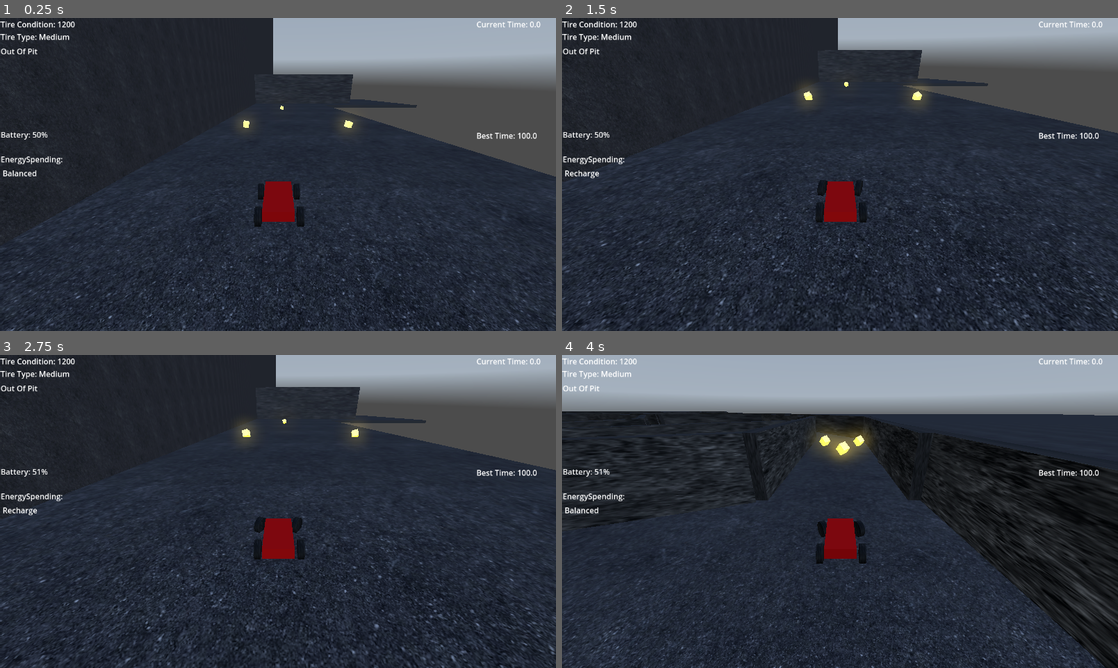
Above: before the commit, frames 1-4 (two rows, left to right).
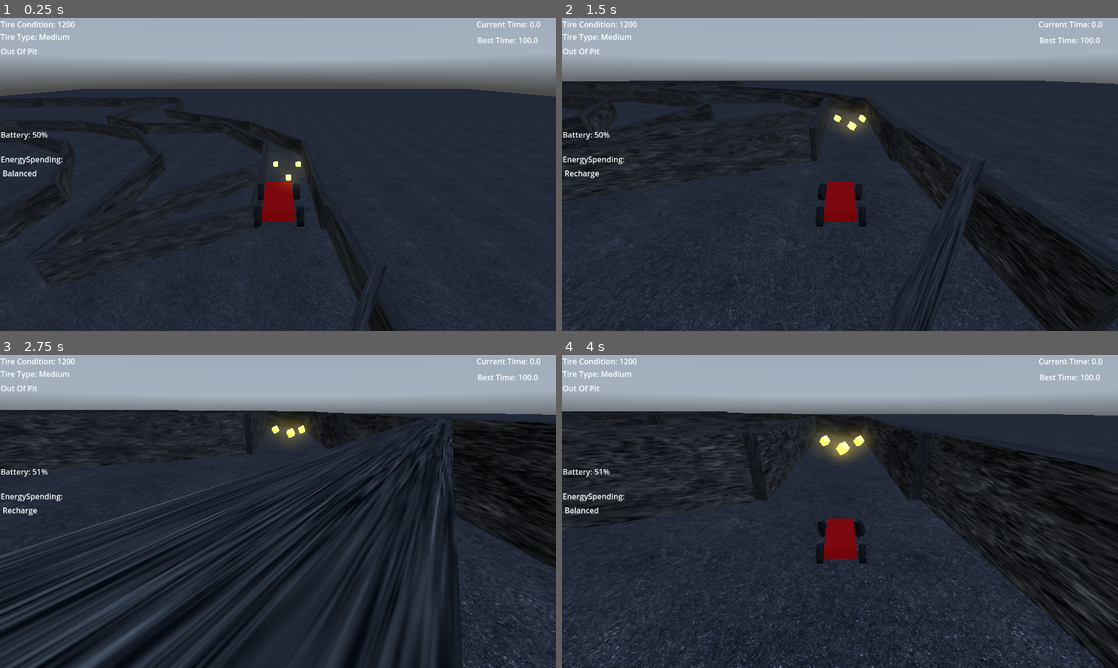
Above: after the commit, the same moments.

Repository: USERDOT1/partyRacers
Game: Godot game, scene res://test_drive_scene.tscn
Two runs of this game, one before a commit and one after it. Both use one fixed random seed, a clock stepped at 60 frames per second and the inputs below. The engine's default icon, where the game draws it, is replaced by a stand-in: a white triangle on a blue panel in a dark square. A sky picture missing from this copy of the repository is replaced by a grey-blue gradient.
Inputs:
- Up to frame 1 (0.25 s): no input
- Up to frame 2 (1.5 s): hold D (turnRight) 0.53-1.28 s; tap S (break) at 0.6 s; hold Down (ChangeBatteryDown) from 1.28 s (still down); tap W (throttle) at 1.35 s
- Up to frame 3 (2.75 s): release Down (ChangeBatteryDown) at 2.03 s; hold D (turnRight) from 2.03 s (still down); tap S (break) at 2.1 s
- Up to frame 4 (4 s): tap Enter at 2.75 s; release D (turnRight) at 2.78 s; hold Up (ChangeBatteryUp) 2.78-3.53 s; tap W (throttle) at 2.85 s; tap R (resetKart) at 3.5 s; hold A (turnLeft) from 3.53 s (still down); tap S (break) at 3.6 s

The runs differ from the first frame. In frame 1, 23% of the frame differs, in the area x 0-100%, y 0-100%; in frame 2, 31%; in frame 3, 36%; in frame 4, 0.2%.

Commit message:
Moved kart into right spot, made mountain track its own scene, this is good because we can work on it seperately now!

Diff:
--- a/hud.tscn
+++ b/hud.tscn
@@ -44,15 +44,11 @@
 
 [node name="BestTime" type="Label" parent="."]
 layout_mode = 1
-offset_left = 987.0
-offset_top = 231.0
-offset_right = 1072.0
-
-offset_bottom = 254.0
-
-
+offset_left = 989.0
+offset_top = 33.0
+offset_right = 1074.0
+offset_bottom = 56.0
 text = "among us"
-
 horizontal_alignment = 2
 
 [node name="SpendingType" type="Label" parent="."]
--- /dev/null
+++ b/mountain_track.tscn
@@ -0,0 +1,145 @@
+[gd_scene load_steps=25 format=3 uid="uid://3tbc0q5ngfox"]
+
+[ext_resource type="Texture2D" uid="uid://bw78ut44ha8m4" path="res://textures/dark-grey-stone-texture_1375194.jpg" id="1_78u23"]
+[ext_resource type="Texture2D" uid="uid://bskraib5m528i" path="res://icon.svg" id="2_n2mvi"]
+[ext_resource type="PhysicsMaterial" uid="uid://bh378xrgcayno" path="res://ice.tres" id="3_rmnxb"]
+[ext_resource type="Texture2D" uid="uid://cmsiaxfbdj0yb" path="res://textures/Cracked Blue Ice Seamless Cover.png" id="4_lb750"]
+
+[sub_resource type="StandardMaterial3D" id="StandardMaterial3D_st0yn"]
+albedo_texture = ExtResource("1_78u23")
+uv1_scale = Vector3(500, 500, 500)
+
+[sub_resource type="BoxMesh" id="BoxMesh_st0yn"]
+material = SubResource("StandardMaterial3D_st0yn")
+size = Vector3(600, 1200, 600)
+
+[sub_resource type="BoxShape3D" id="BoxShape3D_rr4fp"]
+size = Vector3(600, 1200, 600)
+
+[sub_resource type="StandardMaterial3D" id="StandardMaterial3D_cc381"]
+albedo_texture = ExtResource("1_78u23")
+uv1_scale = Vector3(55.235, 5.03, 14.64)
+
+[sub_resource type="BoxMesh" id="BoxMesh_cc381"]
+material = SubResource("StandardMaterial3D_cc381")
+size = Vector3(320, 1, 40)
+
+[sub_resource type="BoxShape3D" id="BoxShape3D_8oj5l"]
+size = Vector3(320, 1, 40)
+
+[sub_resource type="BoxShape3D" id="BoxShape3D_w8sxt"]
+size = Vector3(40, 6, 6)
+
+[sub_resource type="StandardMaterial3D" id="StandardMaterial3D_8oj5l"]
+albedo_texture = ExtResource("2_n2mvi")
+uv1_scale = Vector3(27.75, 9.965, 9.965)
+
+[sub_resource type="BoxMesh" id="BoxMesh_pa1fy"]
+material = SubResource("StandardMaterial3D_8oj5l")
+size = Vector3(40, 6, 6)
+
+[sub_resource type="StandardMaterial3D" id="StandardMaterial3D_w8sxt"]
+albedo_texture = ExtResource("1_78u23")
+uv1_scale = Vector3(9.285, 9.285, 9.285)
+
+[sub_resource type="BoxMesh" id="BoxMesh_rr4fp"]
+material = SubResource("StandardMaterial3D_w8sxt")
+size = Vector3(70, 1, 65)
+
+[sub_resource type="BoxShape3D" id="BoxShape3D_pa1fy"]
+size = Vector3(70, 1, 65)
+
+[sub_resource type="StandardMaterial3D" id="StandardMaterial3D_pa1fy"]
+albedo_texture = ExtResource("1_78u23")
+
+[sub_resource type="BoxMesh" id="BoxMesh_8oj5l"]
+size = Vector3(39, 15, 50)
+
+[sub_resource type="BoxShape3D" id="BoxShape3D_nyiyy"]
+size = Vector3(39, 15, 50)
+
+[sub_resource type="StandardMaterial3D" id="StandardMaterial3D_nyiyy"]
+albedo_texture = ExtResource("4_lb750")
+uv1_scale = Vector3(28.78, 28.78, 28.78)
+
+[sub_resource type="BoxMesh" id="BoxMesh_w8sxt"]
+material = SubResource("StandardMaterial3D_nyiyy")
+size = Vector3(92, 1, 40)
+
+[sub_resource type="BoxShape3D" id="BoxShape3D_et836"]
+size = Vector3(92, 1, 40)
+
+[sub_resource type="BoxMesh" id="BoxMesh_nyiyy"]
+size = Vector3(55, 1, 38)
+
+[sub_resource type="BoxShape3D" id="BoxShape3D_nr2c5"]
+size = Vector3(55, 1, 38)
+
+[node name="MountainTrack" type="Node3D"]
+
+[node name="MainMountain" type="StaticBody3D" parent="."]
+transform = Transform3D(1, 0, 0, 0, 1, 0, 0, 0, 1, 0, 0, -407.358)
+
+[node name="MainMountainMesh" type="MeshInstance3D" parent="MainMountain"]
+mesh = SubResource("BoxMesh_st0yn")
+skeleton = NodePath("../..")
+
+[node name="MainMountainCollision" type="CollisionShape3D" parent="MainMountain"]
+shape = SubResource("BoxShape3D_rr4fp")
+
+[node name="MountainSidePath" type="StaticBody3D" parent="."]
+transform = Transform3D(0.99725, 0.0741085, 0, -0.0741085, 0.99725, 0, 0, 0, 1, -104.843, 450.48, -94.407)
+
+[node name="MeshInstance3D" type="MeshInstance3D" parent="MountainSidePath"]
+mesh = SubResource("BoxMesh_cc381")
+
+[node name="CollisionShape3D" type="CollisionShape3D" parent="MountainSidePath"]
+shape = SubResource("BoxShape3D_8oj5l")
+
+[node name="Ramp" type="StaticBody3D" parent="."]
+transform = Transform3D(0.999506, -0.0314108, 0, 0.0314108, 0.999506, 0, 0, 0, 1, 0, 442.318, -98.0471)
+
+[node name="CollisionShape3D" type="CollisionShape3D" parent="Ramp"]
+shape = SubResource("BoxShape3D_w8sxt")
+
+[node name="MeshInstance3D" type="MeshInstance3D" parent="Ramp"]
+mesh = SubResource("BoxMesh_pa1fy")
+
+[node name="RoadTurnExtension" type="StaticBody3D" parent="."]
+transform = Transform3D(0.997314, 0.0732382, 0, -0.0732382, 0.997314, 0, 0, 0, 1, -113.373, 451.13, -65.382)
+
+[node name="MeshInstance3D" type="MeshInstance3D" parent="RoadTurnExtension"]
+transform = Transform3D(1, 7.45058e-09, 0, -7.45058e-09, 1, 0, 0, 0, 1, 0, 0, 0)
+mesh = SubResource("BoxMesh_rr4fp")
+
+[node name="CollisionShape3D" type="CollisionShape3D" parent="RoadTurnExtension"]
+shape = SubResource("BoxShape3D_pa1fy")
+
+[node name="StaticBody3D" type="StaticBody3D" parent="."]
+transform = Transform3D(0.997314, 0.0732382, 0, -0.0732382, 0.997314, 0, 0, 0, 1, -113.946, 457.59, -83.6661)
+
+[node name="MeshInstance3D" type="MeshInstance3D" parent="StaticBody3D"]
+material_override = SubResource("StandardMaterial3D_pa1fy")
+mesh = SubResource("BoxMesh_8oj5l")
+
+[node name="CollisionShape3D" type="CollisionShape3D" parent="StaticBody3D"]
+shape = SubResource("BoxShape3D_nyiyy")
+
+[node name="SecondRamp" type="StaticBody3D" parent="."]
+transform = Transform3D(0.986418, -0.164256, 0, 0.164256, 0.986418, 0, 0, 0, 1, 66.7099, 420.167, -89.3847)
+physics_material_override = ExtResource("3_rmnxb")
+
+[node name="MeshInstance3D" type="MeshInstance3D" parent="SecondRamp"]
+mesh = SubResource("BoxMesh_w8sxt")
+
+[node name="CollisionShape3D" type="CollisionShape3D" parent="SecondRamp"]
+shape = SubResource("BoxShape3D_et836")
+
+[node name="StaticBody3D2" type="StaticBody3D" parent="."]
+transform = Transform3D(1, 0, 0, 0, 1, 0, 0, 0, 1, 138.617, 427.625, -88.018)
+
+[node name="MeshInstance3D" type="MeshInstance3D" parent="StaticBody3D2"]
+mesh = SubResource("BoxMesh_nyiyy")
+
+[node name="CollisionShape3D" type="CollisionShape3D" parent="StaticBody3D2"]
+shape = SubResource("BoxShape3D_nr2c5")
--- a/test_drive_scene.tscn
+++ b/test_drive_scene.tscn
@@ -7,9 +7,6 @@
 [ext_resource type="PackedScene" uid="uid://l2v77imjmpif" path="res://itemBox/item_box.tscn" id="6_5scuc"]
 [ext_resource type="Texture2D" uid="uid://de0orwa4v4rh6" path="res://textures/stoneSeamless.jpg" id="6_cc381"]
 [ext_resource type="Texture2D" uid="uid://bthivhuv27ofu" path="res://textures/Epic_BlueSunset_EquiRect_flat.png" id="8_cc381"]
-[ext_resource type="Texture2D" uid="uid://bskraib5m528i" path="res://icon.svg" id="8_rr4fp"]
-[ext_resource type="PhysicsMaterial" uid="uid://bh378xrgcayno" path="res://ice.tres" id="9_rr4fp"]
-[ext_resource type="Texture2D" uid="uid://cmsiaxfbdj0yb" path="res://textures/Cracked Blue Ice Seamless Cover.png" id="10_8oj5l"]
 
 [sub_resource type="BoxShape3D" id="BoxShape3D_okf4r"]
 size = Vector3(500, 1, 500)
@@ -61,76 +58,6 @@
 sky = SubResource("Sky_rr4fp")
 glow_enabled = true
 
-[sub_resource type="StandardMaterial3D" id="StandardMaterial3D_st0yn"]
-albedo_texture = ExtResource("2_cc381")
-uv1_scale = Vector3(500, 500, 500)
-
-[sub_resource type="BoxMesh" id="BoxMesh_st0yn"]
-material = SubResource("StandardMaterial3D_st0yn")
-size = Vector3(600, 1200, 600)
-
-[sub_resource type="BoxShape3D" id="BoxShape3D_rr4fp"]
-size = Vector3(600, 1200, 600)
-
-[sub_resource type="StandardMaterial3D" id="StandardMaterial3D_cc381"]
-albedo_texture = ExtResource("2_cc381")
-uv1_scale = Vector3(55.235, 5.03, 14.64)
-
-[sub_resource type="BoxMesh" id="BoxMesh_cc381"]
-material = SubResource("StandardMaterial3D_cc381")
-size = Vector3(320, 1, 40)
-
-[sub_resource type="BoxShape3D" id="BoxShape3D_8oj5l"]
-size = Vector3(320, 1, 40)
-
-[sub_resource type="BoxShape3D" id="BoxShape3D_w8sxt"]
-size = Vector3(40, 6, 6)
-
-[sub_resource type="StandardMaterial3D" id="StandardMaterial3D_8oj5l"]
-albedo_texture = ExtResource("8_rr4fp")
-uv1_scale = Vector3(27.75, 9.965, 9.965)
-
-[sub_resource type="BoxMesh" id="BoxMesh_pa1fy"]
-material = SubResource("StandardMaterial3D_8oj5l")
-size = Vector3(40, 6, 6)
-
-[sub_resource type="StandardMaterial3D" id="StandardMaterial3D_w8sxt"]
-albedo_texture = ExtResource("2_cc381")
-uv1_scale = Vector3(9.285, 9.285, 9.285)
-
-[sub_resource type="BoxMesh" id="BoxMesh_rr4fp"]
-material = SubResource("StandardMaterial3D_w8sxt")
-size = Vector3(70, 1, 65)
-
-[sub_resource type="BoxShape3D" id="BoxShape3D_pa1fy"]
-size = Vector3(70, 1, 65)
-
-[sub_resource type="StandardMaterial3D" id="StandardMaterial3D_pa1fy"]
-albedo_texture = ExtResource("2_cc381")
-
-[sub_resource type="BoxMesh" id="BoxMesh_8oj5l"]
-size = Vector3(39, 15, 50)
-
-[sub_resource type="BoxShape3D" id="BoxShape3D_nyiyy"]
-size = Vector3(39, 15, 50)
-
-[sub_resource type="StandardMaterial3D" id="StandardMaterial3D_nyiyy"]
-albedo_texture = ExtResource("10_8oj5l")
-uv1_scale = Vector3(28.78, 28.78, 28.78)
-
-[sub_resource type="BoxMesh" id="BoxMesh_w8sxt"]
-material = SubResource("StandardMaterial3D_nyiyy")
-size = Vector3(92, 1, 40)
-
-[sub_resource type="BoxShape3D" id="BoxShape3D_et836"]
-size = Vector3(92, 1, 40)
-
-[sub_resource type="BoxMesh" id="BoxMesh_nyiyy"]
-size = Vector3(55, 1, 38)
-
-[sub_resource type="BoxShape3D" id="BoxShape3D_nr2c5"]
-size = Vector3(55, 1, 38)
-
 [node name="TestDriveScene" type="Node3D"]
 script = ExtResource("1_x5vpf")
 
@@ -145,7 +72,7 @@
 skeleton = NodePath("../..")
 
 [node name="Kart" parent="." instance=ExtResource("3_st0yn")]
-transform = Transform3D(-4.37114e-08, 0, 1, 0, 1, 0, -1, 0, -4.37114e-08, -431.755, 463.759, -208.592)
+transform = Transform3D(1, 0, 0, 0, 1, 0, 0, 0, 1, -3.16358, 15.4862, -29.5935)
 
 [node name="PitstopArea" type="Area3D" parent="."]
 transform = Transform3D(0.814197, 0, -0.580589, 0, 1, 0, 0.580589, 0, 0.814197, 47.5829, 0.4443, 42.8629)
@@ -591,76 +518,6 @@
 [node name="WorldEnvironment" type="WorldEnvironment" parent="."]
 environment = SubResource("Environment_5scuc")
 
-[node name="MountainTrack" type="Node3D" parent="."]
-transform = Transform3D(1, 0, 0, 0, 1, 0, 0, 0, 1, -193.126, 0, -113.009)
-
-[node name="MainMountain" type="StaticBody3D" parent="MountainTrack"]
-transform = Transform3D(1, 0, 0, 0, 1, 0, 0, 0, 1, 0, 0, -407.358)
-
-[node name="MainMountainMesh" type="MeshInstance3D" parent="MountainTrack/MainMountain"]
-mesh = SubResource("BoxMesh_st0yn")
-skeleton = NodePath("../..")
-
-[node name="MainMountainCollision" type="CollisionShape3D" parent="MountainTrack/MainMountain"]
-shape = SubResource("BoxShape3D_rr4fp")
-
-[node name="MountainSidePath" type="StaticBody3D" parent="MountainTrack"]
-transform = Transform3D(0.99725, 0.0741085, 0, -0.0741085, 0.99725, 0, 0, 0, 1, -104.843, 450.48, -94.407)
-
-[node name="MeshInstance3D" type="MeshInstance3D" parent="MountainTrack/MountainSidePath"]
-mesh = SubResource("BoxMesh_cc381")
-
-[node name="CollisionShape3D" type="CollisionShape3D" parent="MountainTrack/MountainSidePath"]
-shape = SubResource("BoxShape3D_8oj5l")
-
-[node name="Ramp" type="StaticBody3D" parent="MountainTrack"]
-transform = Transform3D(0.999506, -0.0314108, 0, 0.0314108, 0.999506, 0, 0, 0, 1, 0, 442.318, -98.0471)
-
-[node name="CollisionShape3D" type="CollisionShape3D" parent="MountainTrack/Ramp"]
-shape = SubResource("BoxShape3D_w8sxt")
-
-[node name="MeshInstance3D" type="MeshInstance3D" parent="MountainTrack/Ramp"]
-mesh = SubResource("BoxMesh_pa1fy")
-
-[node name="RoadTurnExtension" type="StaticBody3D" parent="MountainTrack"]
-transform = Transform3D(0.997314, 0.0732382, 0, -0.0732382, 0.997314, 0, 0, 0, 1, -113.373, 451.13, -65.382)
-
-[node name="MeshInstance3D" type="MeshInstance3D" parent="MountainTrack/RoadTurnExtension"]
-transform = Transform3D(1, 7.45058e-09, 0, -7.45058e-09, 1, 0, 0, 0, 1, 0, 0, 0)
-mesh = SubResource("BoxMesh_rr4fp")
-
-[node name="CollisionShape3D" type="CollisionShape3D" parent="MountainTrack/RoadTurnExtension"]
-shape = SubResource("BoxShape3D_pa1fy")
-
-[node name="StaticBody3D" type="StaticBody3D" parent="MountainTrack"]
-transform = Transform3D(0.997314, 0.0732382, 0, -0.0732382, 0.997314, 0, 0, 0, 1, -113.946, 457.59, -83.6661)
-
-[node name="MeshInstance3D" type="MeshInstance3D" parent="MountainTrack/StaticBody3D"]
-material_override = SubResource("StandardMaterial3D_pa1fy")
-mesh = SubResource("BoxMesh_8oj5l")
-
-[node name="CollisionShape3D" type="CollisionShape3D" parent="MountainTrack/StaticBody3D"]
-shape = SubResource("BoxShape3D_nyiyy")
-
-[node name="SecondRamp" type="StaticBody3D" parent="MountainTrack"]
-transform = Transform3D(0.986418, -0.164256, 0, 0.164256, 0.986418, 0, 0, 0, 1, 66.7099, 420.167, -89.3847)
-physics_material_override = ExtResource("9_rr4fp")
-
-[node name="MeshInstance3D" type="MeshInstance3D" parent="MountainTrack/SecondRamp"]
-mesh = SubResource("BoxMesh_w8sxt")
-
-[node name="CollisionShape3D" type="CollisionShape3D" parent="MountainTrack/SecondRamp"]
-shape = SubResource("BoxShape3D_et836")
-
-[node name="StaticBody3D2" type="StaticBody3D" parent="MountainTrack"]
-transform = Transform3D(1, 0, 0, 0, 1, 0, 0, 0, 1, 138.617, 427.625, -88.018)
-
-[node name="MeshInstance3D" type="MeshInstance3D" parent="MountainTrack/StaticBody3D2"]
-mesh = SubResource("BoxMesh_nyiyy")
-
-[node name="CollisionShape3D" type="CollisionShape3D" parent="MountainTrack/StaticBody3D2"]
-shape = SubResource("BoxShape3D_nr2c5")
-
 [node name="ItemBoxSpawn" parent="." instance=ExtResource("6_5scuc")]
 transform = Transform3D(1, 0, 0, 0, 1, 0, 0, 0, 1, -401.279, 459.197, -196.073)
 
Not shown: 1 places in test_drive_scene.tscn that only renumber resources
